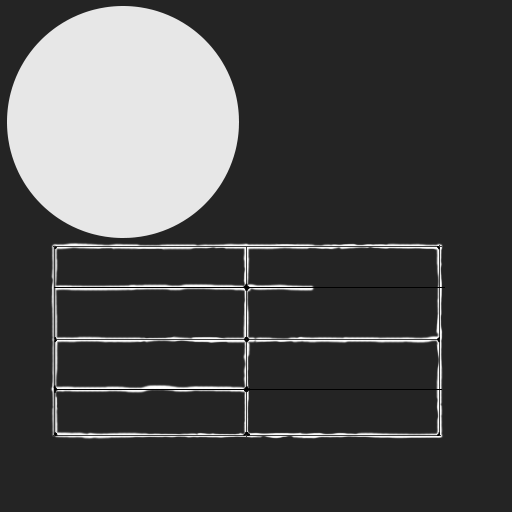
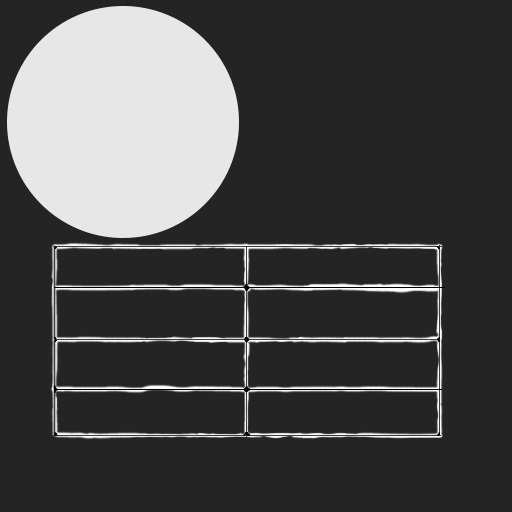
The second 512px x 512px image is a revision of the first. Changes to its layers:
painted on "edge wear" over box(248, 282, 442, 394)
